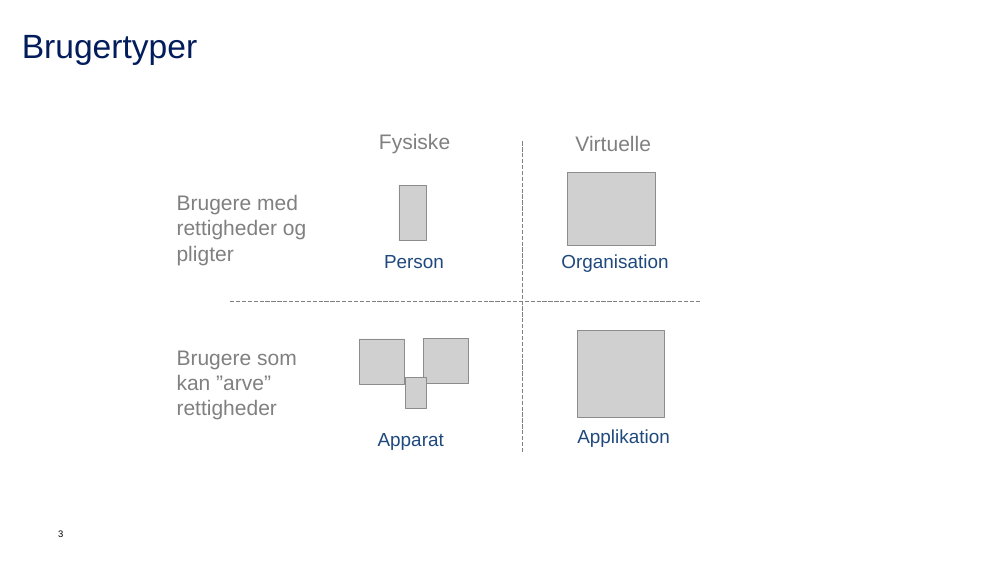
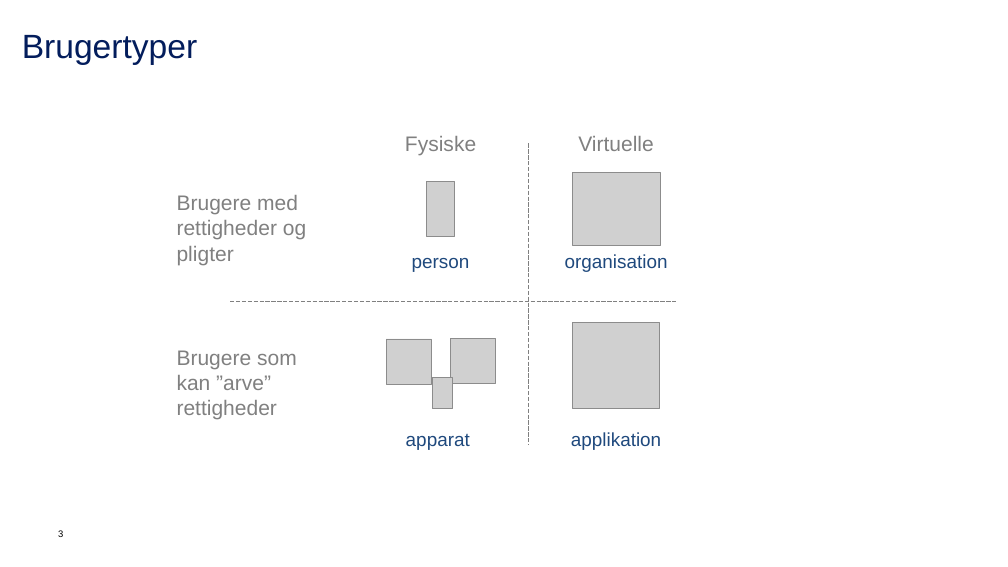
Before and after one commit to digst/trust, a slide deck: slide 3 of Figurer.pptx. Drawn at 1008x567 pixels with LibreOffice and Linux fonts; fonts in the diff are those of the drawing; grey boxes stand for pictures; background and template pictures are left out. Boxes give left, top, right and bottom in pixels: in the first picture for what was removed or moved away, otherwise in the second. Text is boxed around its words. In the diff, an @@ line names an element or a change of style, - is before the commit and + after.

```diff
--- a/Figurer.pptx
+++ b/Figurer.pptx
@@ text "Fysiske" at bbox=[405, 136, 476, 156]: alignment left to centre @@
@@ text "Fysiske": place and size @@
-text "Fysiske" at bbox=[379, 134, 450, 154]
+text "Fysiske" at bbox=[405, 136, 476, 156]
@@ line moved from (522, 141) - (522, 452) to (528, 144) - (528, 445) @@
@@ text "Virtuelle" at bbox=[578, 136, 654, 151]: alignment left to centre @@
@@ picture: place and size @@
-picture at bbox=[567, 172, 655, 246]
+picture at bbox=[572, 172, 660, 246]
@@ picture: place and size @@
-picture at bbox=[399, 186, 427, 241]
+picture at bbox=[427, 181, 455, 237]
@@ text at bbox=[412, 258, 470, 272]: text changed @@
-Person
+person
@@ text at bbox=[565, 254, 668, 272]: text changed @@
-Organisation
+organisation
@@ line moved from (230, 302) - (701, 302) to (230, 302) - (677, 302) @@
@@ picture: place and size @@
-picture at bbox=[578, 330, 665, 417]
+picture at bbox=[573, 322, 660, 409]
@@ picture: place and size @@
-picture at bbox=[359, 339, 405, 384]
+picture at bbox=[386, 339, 432, 384]
@@ picture: place and size @@
-picture at bbox=[423, 339, 468, 383]
+picture at bbox=[451, 339, 495, 383]
@@ picture: place and size @@
-picture at bbox=[405, 377, 426, 409]
+picture at bbox=[433, 377, 453, 409]
@@ text at bbox=[406, 434, 470, 450]: text changed @@
-Apparat
+apparat
@@ text at bbox=[571, 432, 661, 450]: text changed @@
-Applikation
+applikation
```
Also in this commit, not shown: 5 other slides changed, 19 other files.
